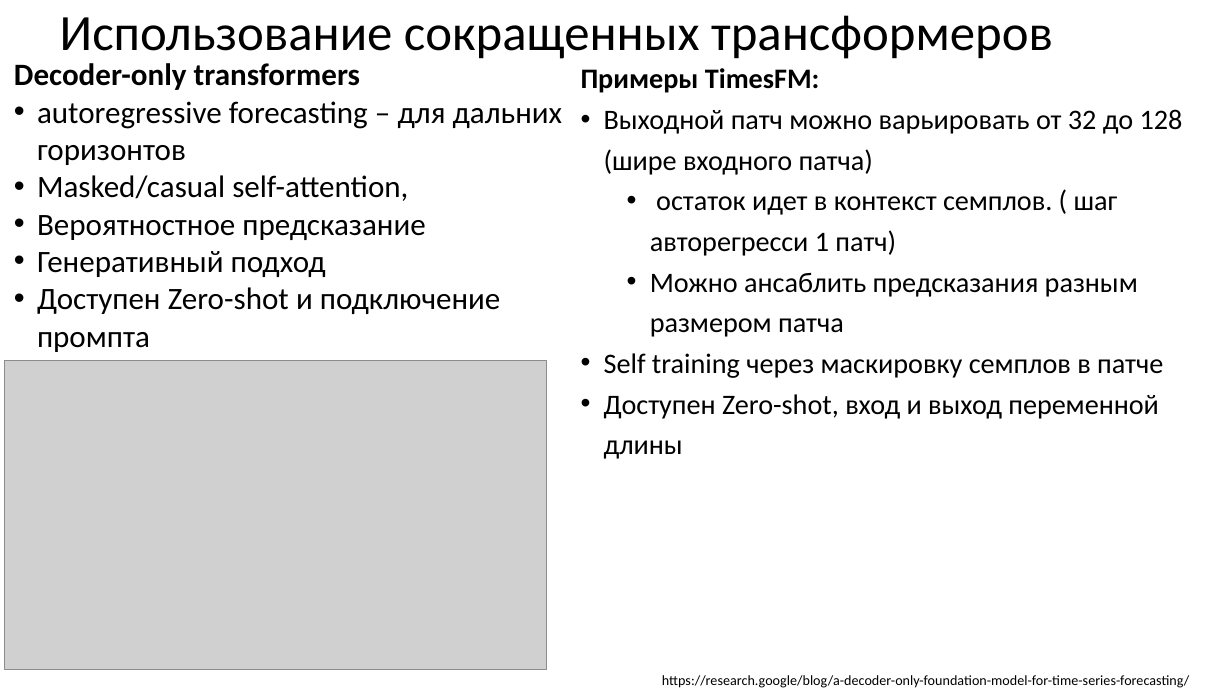
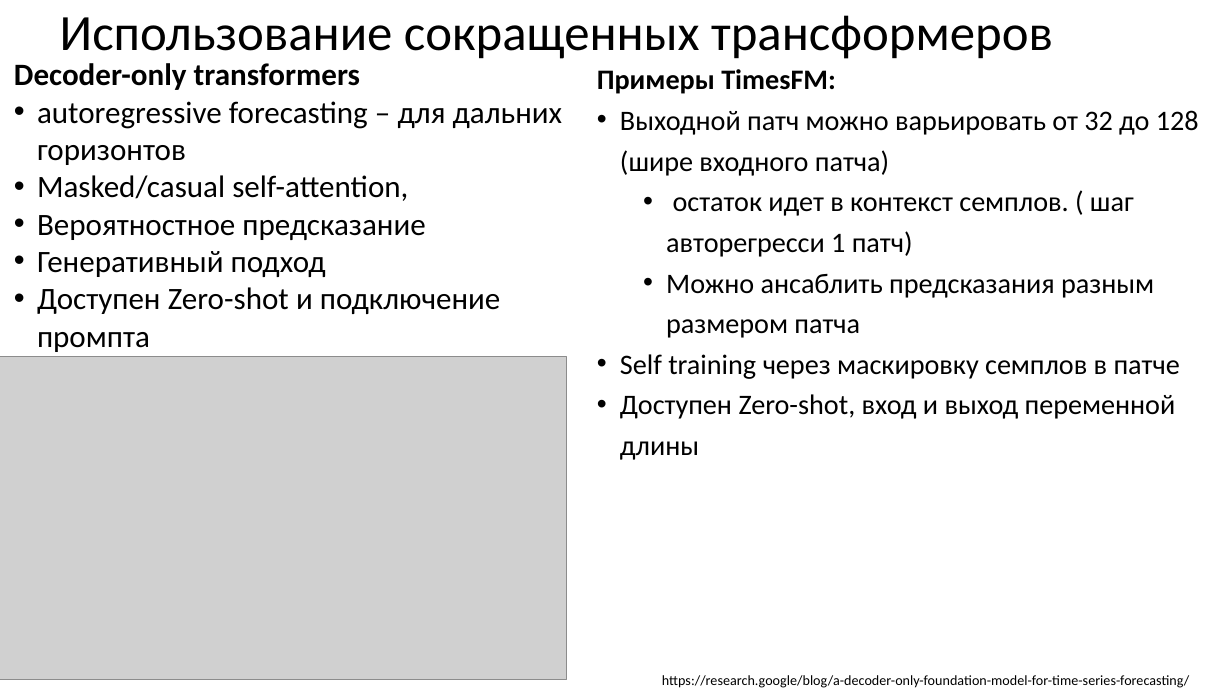
Before and after one commit to MVRonkin/TimeSeriesCourse, a slide deck: slide 17 of 2025/LEC/07-3 Transformers.pptx. Drawn at 1232x693 pixels with LibreOffice and Linux fonts; fonts in the diff are those of the drawing; grey boxes stand for pictures. Boxes give left, top, right and bottom in pixels: in the first picture for what was removed or moved away, otherwise in the second. Text is boxed around its words. In the diff, an @@ line names an element or a change of style, - is before the commit and + after.

```diff
--- a/2025/LEC/07-3 Transformers.pptx
+++ b/2025/LEC/07-3 Transformers.pptx
@@ text "Примеры TimesFM:": place and size @@
-text "Примеры TimesFM:" at (581,68,1183,459)
+text "Примеры TimesFM:" at (597,69,1199,460)
@@ picture: place and size @@
-picture at (5,360,547,669)
+picture at (0,357,567,679)
```
Also in this commit, not shown: 2 other slides changed, 2 slides added, 68 slides removed.
